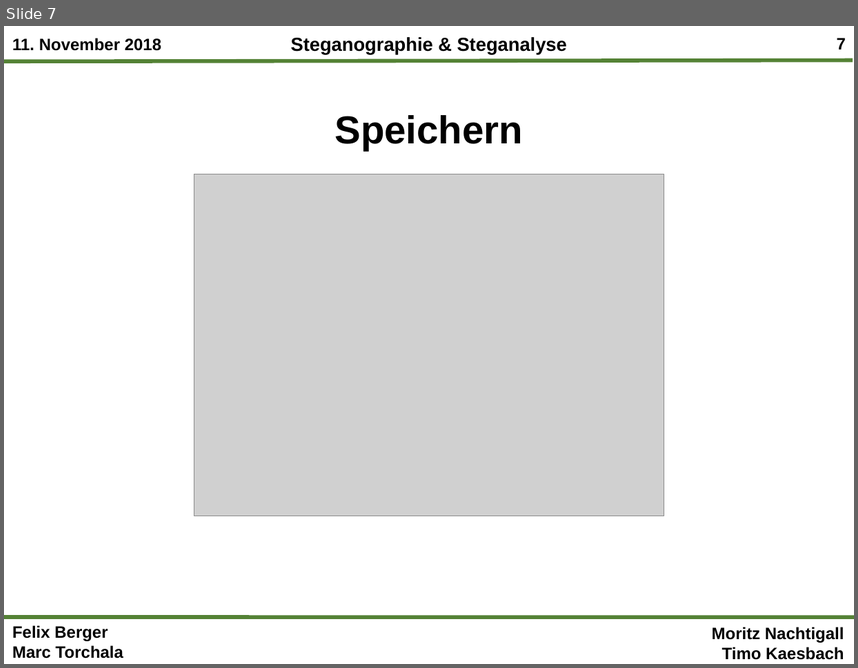
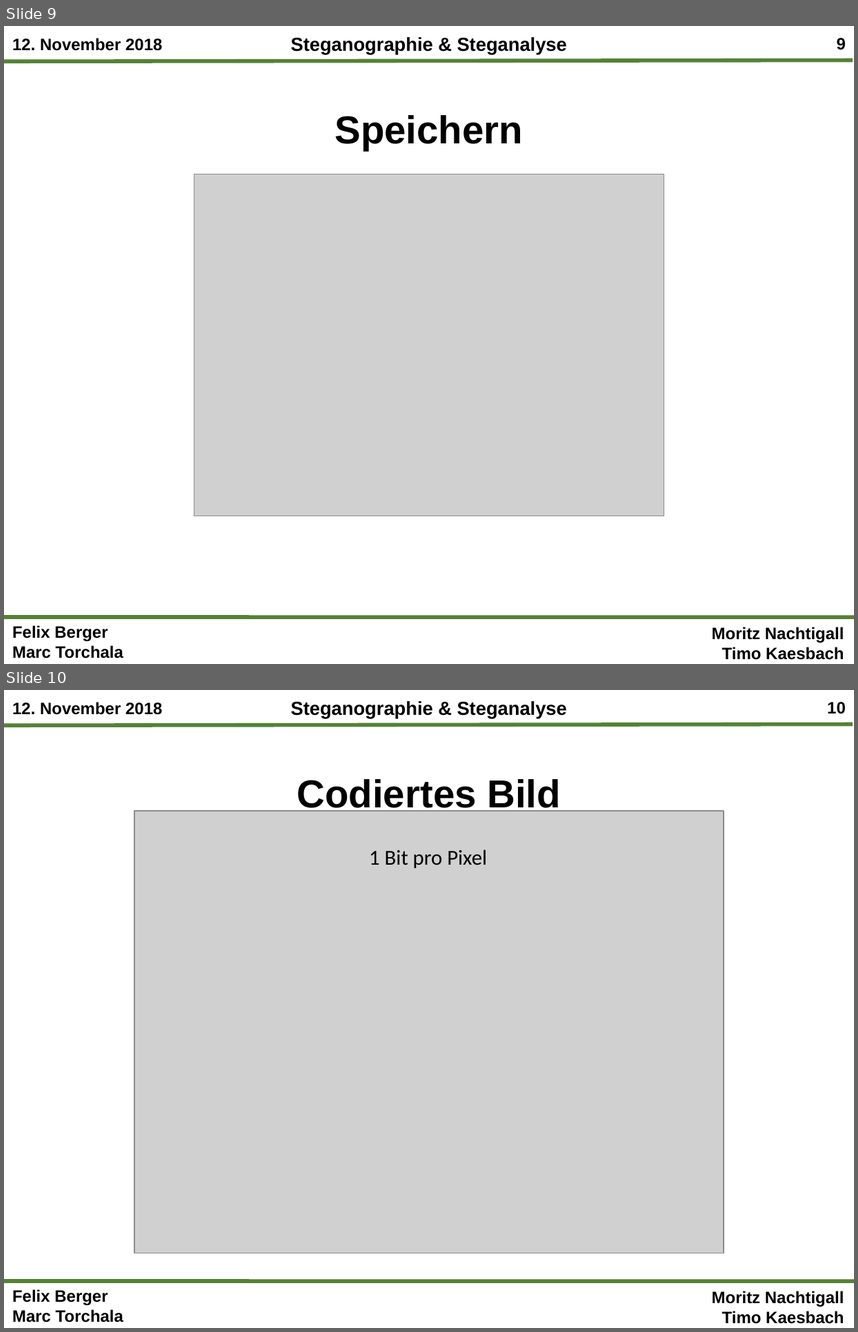
Before and after one commit to mtorchala/SteganographieSteganalyse, a slide deck: Präsentationen/folien_timo.pptx. Shown one above the other, each under a label of ours: slide 7 before the commit, slides 9 and 10 after it. The pictures are 858x668 and 858x1332 pixels, drawn with LibreOffice and Linux fonts; fonts in the diff are those of the drawing; grey boxes stand for pictures; background and template pictures are left out. Boxes give left, top, right and bottom in pixels: in the first picture for what was removed or moved away, otherwise in the second. Text is boxed around its words. In the diff, an @@ line names an element or a change of style, - is before the commit and + after.

```diff
--- a/Präsentationen/folien_timo.pptx
+++ b/Präsentationen/folien_timo.pptx
@@ slide 10 added at (4,690,854,1328), background #FFFFFF; not listed: 7 template elements that a slide beside it also shows @@
@@ title added at (297,777,560,815), 33 pt, text #000000, bold @@
+Codiertes Bild
@@ picture added at (134,811,723,1253) @@
@@ text added at (369,849,487,868), 18 pt, text #000000 @@
+1 Bit pro Pixel
@@ what was slide 7 is now slide 9 @@
@@ slide 9 changed as well @@
@@ text at (12,38,162,51): text changed @@
-11. November 2018
+12. November 2018
@@ page number at (837,38,846,50): text changed @@
-7
+9
```
Also in this commit, not shown: 8 other slides changed, 11 other slides added, 1 slide removed, 21 other files.
